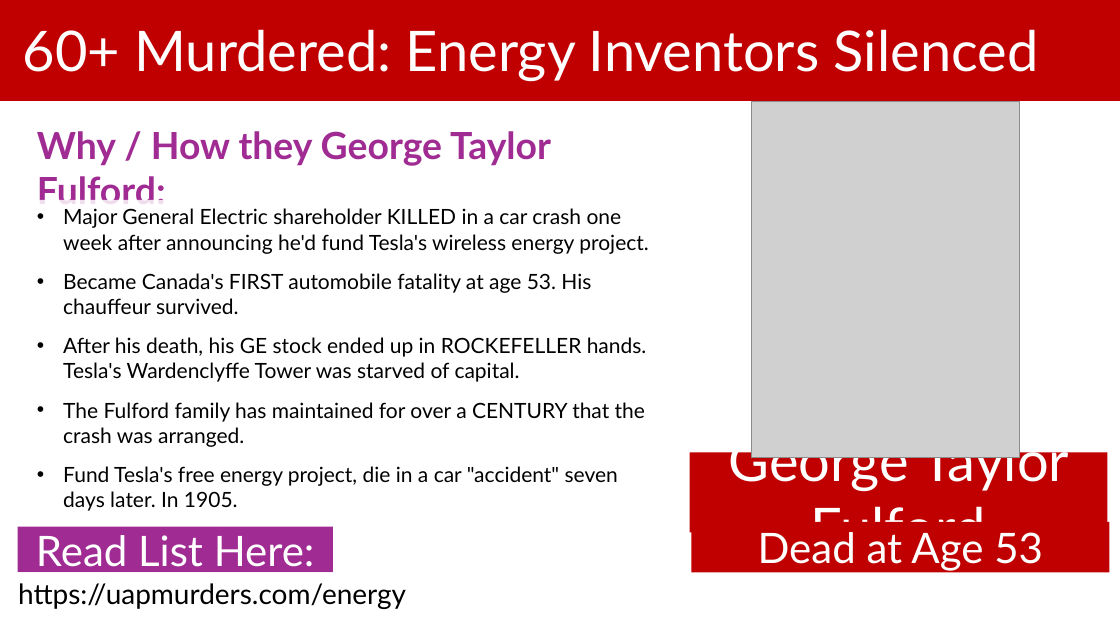
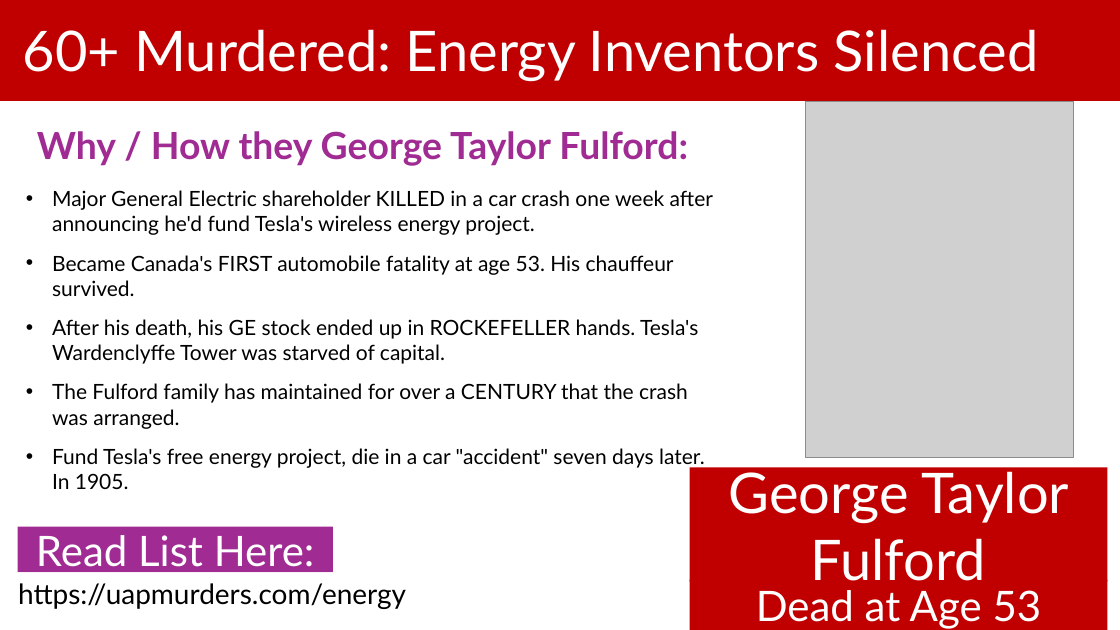
Before and after one commit to BryanStarbuck/UAP_Murder_Docus, a slide deck: slide 19 of Energy/Energy_Murders.pptx (slide 15 before the commit). Drawn at 1120x630 pixels with LibreOffice and Linux fonts; fonts in the diff are those of the drawing; grey boxes stand for pictures. Boxes give left, top, right and bottom in pixels: in the first picture for what was removed or moved away, otherwise in the second. Text is boxed around its words. In the diff, an @@ line names an element or a change of style, - is before the commit and + after.

Commit message:
Update presentation files for Energy, Physics, and UAPs investigations

```diff
--- a/Energy/Energy_Murders.pptx
+++ b/Energy/Energy_Murders.pptx
@@ text "Why / How they George ..." rewrapped from (37, 131, 551, 212) to (37, 131, 688, 166) @@
@@ picture: place and size @@
-picture at (752, 101, 1020, 458)
+picture at (805, 101, 1073, 458)
@@ text "Major General Electric shareholder KILLED ..." rewrapped from (63, 208, 648, 486) to (52, 190, 713, 489) @@
@@ rectangle "George Taylor Fulford": place and size @@
-rectangle "George Taylor Fulford" at (690, 453, 1108, 533)
+rectangle "George Taylor Fulford" at (690, 468, 1108, 582)
@@ text "https://uapmurders.com/energy" rewrapped from (10, 572, 1084, 614) to (18, 583, 406, 609) @@
@@ rectangle "Dead at Age 53": place and size @@
-rectangle "Dead at Age 53" at (691, 522, 1110, 572)
+rectangle "Dead at Age 53" at (690, 580, 1108, 630)
```
Also in this commit, not shown: 40 other slides changed, 2 slides removed, 2 other files.
